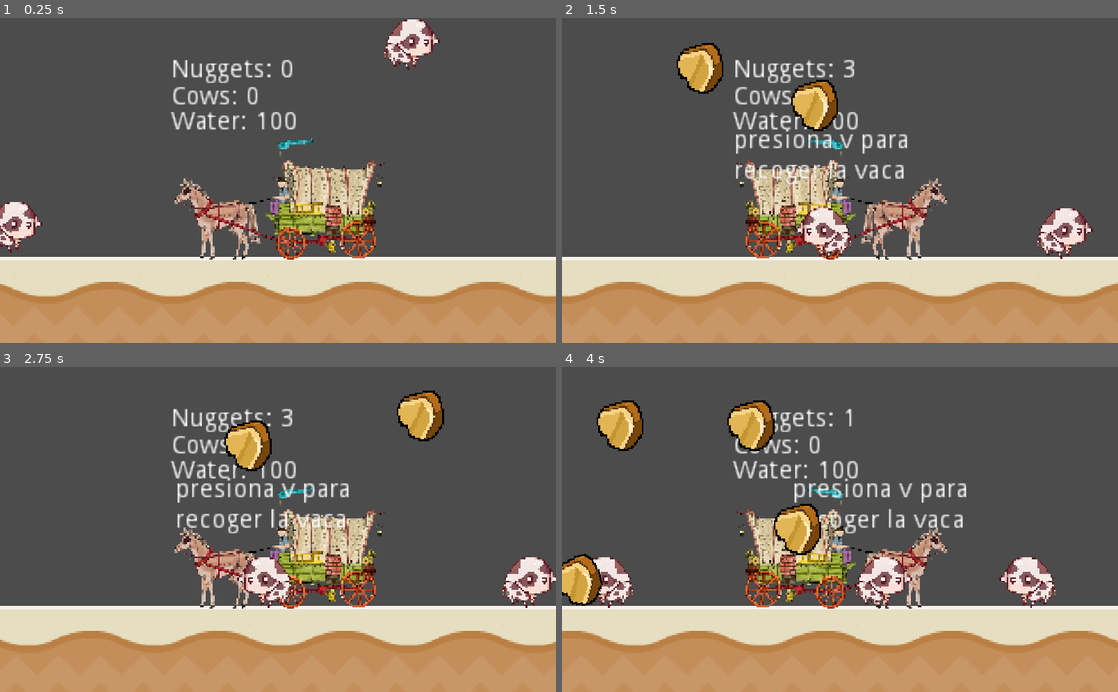
Above: before the commit, frames 1-4 (two rows, left to right).
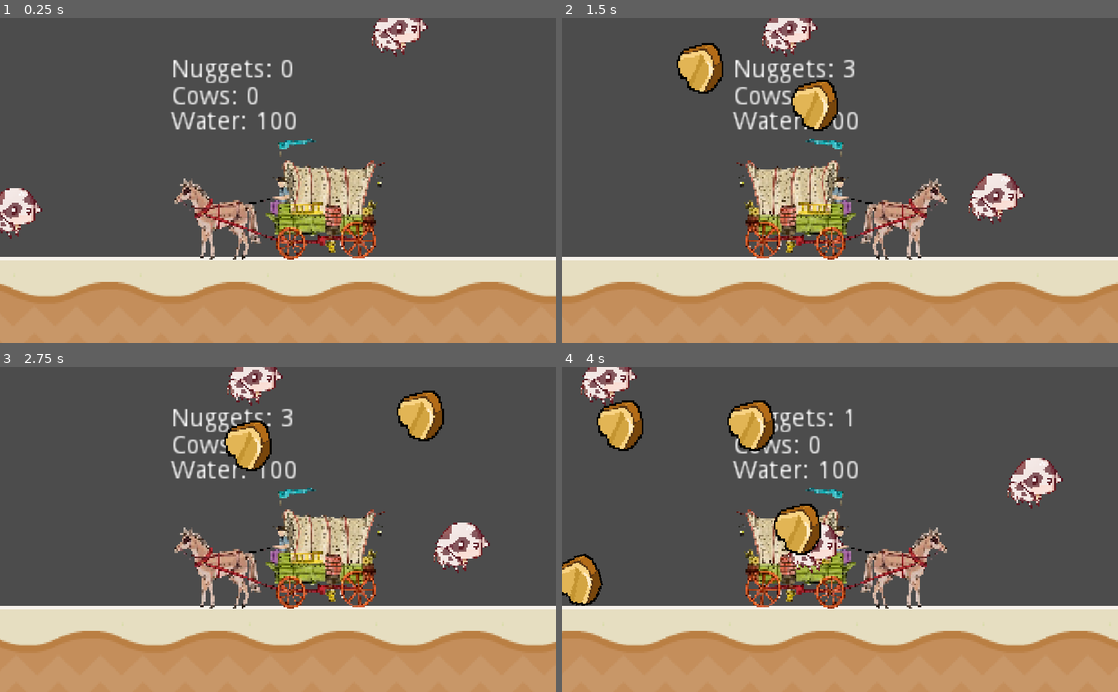
Above: after the commit, the same moments.

Repository: Asdaois/west-cow-builder
Game: Godot game, scene res://Main.tscn
Two runs of this game, one before a commit and one after it. Both use one fixed random seed, a clock stepped at 60 frames per second and the inputs below.
Inputs:
- Up to frame 1 (0.25 s): no input
- Up to frame 2 (1.5 s): hold Up (drop_nugget) 0.53-1.28 s; hold Right (ui_right) from 0.53 s (still down); tap V at 1.25 s; tap Up (drop_nugget) at 1.35 s
- Up to frame 3 (2.75 s): tap V at 2 s; release Right (ui_right) at 2.03 s; hold Left (ui_left) from 2.03 s (still down); hold Up (drop_nugget) from 2.03 s (still down)
- Up to frame 4 (4 s): tap V at 2.75 s; release Left (ui_left) at 2.78 s; release Up (drop_nugget) at 2.78 s; hold Right (ui_right) from 2.78 s (still down); tap Up (drop_nugget) at 2.85 s; hold Up (drop_nugget) from 3.53 s (still down)

The runs differ from the first frame. In frame 1, 2.1% of the frame differs, in the area x 0-80%, y 0-73%; in frame 2, 5.0%; in frame 3, 5.1%; in frame 4, 6.1%, in the area x 3-91%, y 0-75%.
Error after the commit: Parse Error: The identifier "update" isn't declared in the current scope. (res://cow/Cow.gd:137)

Commit message:
Add broken cart to spawn NPCs

Diff:
--- a/game/Main.tscn
+++ b/game/Main.tscn
@@ -1,7 +1,7 @@
 [gd_scene load_steps=8 format=2]
 
 [ext_resource path="res://player/Player.tscn" type="PackedScene" id=1]
-[ext_resource path="res://test/floor-generator/FloorGenerator.tscn" type="PackedScene" id=2]
+[ext_resource path="res://floor-generator/FloorGenerator.tscn" type="PackedScene" id=2]
 [ext_resource path="res://cow/Cow.tscn" type="PackedScene" id=3]
 [ext_resource path="res://base/Base.tscn" type="PackedScene" id=4]
 [ext_resource path="res://menu/Menu.tscn" type="PackedScene" id=5]
--- a/game/cow/Cow.gd
+++ b/game/cow/Cow.gd
@@ -1,5 +1,5 @@
-# class_name
 extends KinematicBody2D
+class_name Cow
 
 
 enum {
@@ -104,6 +104,11 @@
 func _disable_picking():
 	label.text = ""
 	_pickable = false
+
+
+func _enable_picking():
+	label.text = "presiona v para \nrecoger la vaca"
+	_pickable = true
 # signals handlers
 
 
@@ -113,14 +118,20 @@
 
 func _on_PlayerDetectionArea_body_entered(body: Node) -> void:
 	if body is Player:
-		if body.current_cow != null:
-			body.current_cow._disable_picking()
-		body.current_cow = self
-		label.text = "presiona v para \nrecoger la vaca"
-		_pickable = true
+		if body.current_target == null:
+			body.current_target = self
+			_enable_picking()
+
+		if body.current_target.is_in_group("broken_cart"):
+			return
+
+		# if body.current_target.is_in_group("cow"):
+			# body.current_target._disable_picking()
 
 func _on_PlayerDetectionArea_body_exited(body):
 	if body is Player:
-		if body.current_cow == self :
+		if body.current_target == self :
 			_disable_picking()
-			body.current_cow = null
+			body.current_target = null
+			yield(get_tree().create_timer(0.4),"timeout")
+			update
--- a/game/enemy/Enemy.gd
+++ b/game/enemy/Enemy.gd
@@ -36,12 +36,13 @@
 func _ready() -> void:
 	# Ininitialize statemachine
 	_change_state(_current_state)
-	GameStateManager.connect('game_over', self, "_on_player_died")
+	assert(GameStateManager.connect('game_over', self, "_on_player_died") == 0)
 
 
-func _process(delta: float) -> void:
+func _process(_delta: float) -> void:
 	_do_action()
 	pass
+
 func _physics_process(delta: float) -> void:
 	_add_gravity(delta)
 	_move()
--- a/game/test/floor-generator/Floor.tscn
+++ b/game/floor-generator/Floor.tscn
@@ -1,6 +1,6 @@
 [gd_scene load_steps=3 format=2]
 
-[ext_resource path="res://test/floor-generator/sandMid.png" type="Texture" id=1]
+[ext_resource path="res://floor-generator/sandMid.png" type="Texture" id=1]
 
 [sub_resource type="RectangleShape2D" id=1]
 extents = Vector2( 35, 35 )
--- /dev/null
+++ b/game/floor-generator/FloorGenerator.tscn
@@ -0,0 +1,9 @@
+[gd_scene load_steps=3 format=2]
+
+[ext_resource path="res://floor-generator/Floor.tscn" type="PackedScene" id=1]
+[ext_resource path="res://floor-generator/FloorGenerator.gd" type="Script" id=2]
+
+[node name="FloorGenerator" type="Node2D"]
+script = ExtResource( 2 )
+dessert_scene = ExtResource( 1 )
+floor_length = 5
--- /dev/null
+++ b/game/npc/BrokenCart.gd
@@ -0,0 +1,17 @@
+extends Area2D
+
+export(PackedScene) var npc_scene : PackedScene
+
+var number_npc_spawned = 0
+var max_number_npc_spawned = 2
+
+
+# Broken Cart just have to spawn npc, but this work so stay here
+func _on_BrokenCart_body_entered(body: Node):
+	if body is Player:
+		body.current_target = self
+
+
+func _on_BrokenCart_body_exited(body: Node):
+	if body is Player:
+		body.current_target = null
--- /dev/null
+++ b/game/npc/BrokenCart.tscn
@@ -0,0 +1,29 @@
+[gd_scene load_steps=4 format=2]
+
+[ext_resource path="res://npc/cart.png" type="Texture" id=1]
+[ext_resource path="res://npc/BrokenCart.gd" type="Script" id=2]
+
+[sub_resource type="RectangleShape2D" id=1]
+extents = Vector2( 34.5, 26 )
+
+[node name="BrokenCart" type="Area2D" groups=[
+"broken_cart",
+]]
+collision_layer = 32
+script = ExtResource( 2 )
+__meta__ = {
+"_edit_group_": true
+}
+
+[node name="CollisionShape2D" type="CollisionShape2D" parent="."]
+shape = SubResource( 1 )
+
+[node name="Sprite" type="Sprite" parent="."]
+position = Vector2( -2.5, -8.5 )
+texture = ExtResource( 1 )
+
+[node name="Timer" type="Timer" parent="."]
+wait_time = 80.0
+
+[connection signal="body_entered" from="." to="." method="_on_BrokenCart_body_entered"]
+[connection signal="body_exited" from="." to="." method="_on_BrokenCart_body_exited"]
--- a/game/player/Player.gd
+++ b/game/player/Player.gd
@@ -31,7 +31,30 @@
 var WATER_RUNNING = WATER_CONSUMPTION_QUANTITY * 3
 var velocity := Vector2.ZERO
 var state
-var current_cow : Node
+
+var current_target : Node setget _set_current_target
+
+func _set_current_target(new_value : Node):
+	if new_value == null:
+		current_target = null
+		return
+
+	if current_target == null:
+		current_target = new_value
+		return
+
+	if current_target.is_in_group("broken_cart"):
+		return
+
+	if new_value.is_in_group("broken_cart"):
+		if current_target.is_in_group("cow"):
+			(current_target)._disable_picking()
+		current_target = new_value
+
+
+	current_target = new_value
+
+
 # on ready variables
 onready var animationPlayer := $AnimationPlayer
 onready var label := $Label
--- a/game/project.godot
+++ b/game/project.godot
@@ -9,6 +9,11 @@
 config_version=4
 
 _global_script_classes=[ {
+"base": "KinematicBody2D",
+"class": "Cow",
+"language": "GDScript",
+"path": "res://cow/Cow.gd"
+}, {
 "base": "KinematicBody2D",
 "class": "Enemy",
 "language": "GDScript",
@@ -30,6 +35,7 @@
 "path": "res://player/Player.gd"
 } ]
 _global_script_class_icons={
+"Cow": "",
 "Enemy": "",
 "ItemResource": "",
 "Nugget": "",
@@ -95,6 +101,7 @@
 2d_physics/layer_3="Enemy"
 2d_physics/layer_4="Floor"
 2d_physics/layer_5="Cow"
+2d_physics/layer_6="Broken Cart"
 
 [physics]
 
--- /dev/null
+++ b/game/test/broken-cart-interaction/BrokenCartInteraction.tscn
@@ -0,0 +1,17 @@
+[gd_scene load_steps=4 format=2]
+
+[ext_resource path="res://npc/BrokenCart.tscn" type="PackedScene" id=1]
+[ext_resource path="res://player/Player.tscn" type="PackedScene" id=2]
+[ext_resource path="res://floor-generator/FloorGenerator.tscn" type="PackedScene" id=3]
+
+[node name="BrokenCartInteraction" type="Node2D"]
+
+[node name="FloorGenerator" parent="." instance=ExtResource( 3 )]
+position = Vector2( -0.971802, 474.224 )
+floor_length = 50
+
+[node name="BrokenCart" parent="." instance=ExtResource( 1 )]
+position = Vector2( 292.215, 418.722 )
+
+[node name="Player" parent="." instance=ExtResource( 2 )]
+position = Vector2( 173.986, 389.118 )
--- a/game/test/enemy-chase-player/Test.tscn
+++ b/game/test/enemy-chase-player/Test.tscn
@@ -2,7 +2,7 @@
 
 [ext_resource path="res://enemy/Enemy.tscn" type="PackedScene" id=1]
 [ext_resource path="res://player/Player.tscn" type="PackedScene" id=2]
-[ext_resource path="res://test/floor-generator/FloorGenerator.tscn" type="PackedScene" id=3]
+[ext_resource path="res://floor-generator/FloorGenerator.tscn" type="PackedScene" id=3]
 [ext_resource path="res://test/enemy-chase-player/Test.gd" type="Script" id=4]
 [ext_resource path="res://menu/Menu.tscn" type="PackedScene" id=5]
 [ext_resource path="res://data/player_stats/Nugget.tres" type="Resource" id=6]
--- a/game/test/enemy_wander/TEST_EnemyWander.tscn
+++ b/game/test/enemy_wander/TEST_EnemyWander.tscn
@@ -1,6 +1,6 @@
 [gd_scene load_steps=7 format=2]
 
-[ext_resource path="res://test/floor-generator/FloorGenerator.tscn" type="PackedScene" id=1]
+[ext_resource path="res://floor-generator/FloorGenerator.tscn" type="PackedScene" id=1]
 [ext_resource path="res://enemy/Enemy.tscn" type="PackedScene" id=2]
 [ext_resource path="res://item-creator/ItemCreator.tscn" type="PackedScene" id=3]
 [ext_resource path="res://player/Player.tscn" type="PackedScene" id=4]
--- a/game/test/floor-generator/FloorGenerator.tscn
+++ /dev/null
@@ -1,9 +0,0 @@
-[gd_scene load_steps=3 format=2]
-
-[ext_resource path="res://test/floor-generator/Floor.tscn" type="PackedScene" id=1]
-[ext_resource path="res://test/floor-generator/FloorGenerator.gd" type="Script" id=2]
-
-[node name="FloorGenerator" type="Node2D"]
-script = ExtResource( 2 )
-dessert_scene = ExtResource( 1 )
-floor_length = 5
Renamed: game/test/floor-generator/FloorGenerator.gd -> game/floor-generator/FloorGenerator.gd
Renamed: game/test/floor-generator/sandMid.png -> game/floor-generator/sandMid.png
Binary file added: game/npc/cart.png
